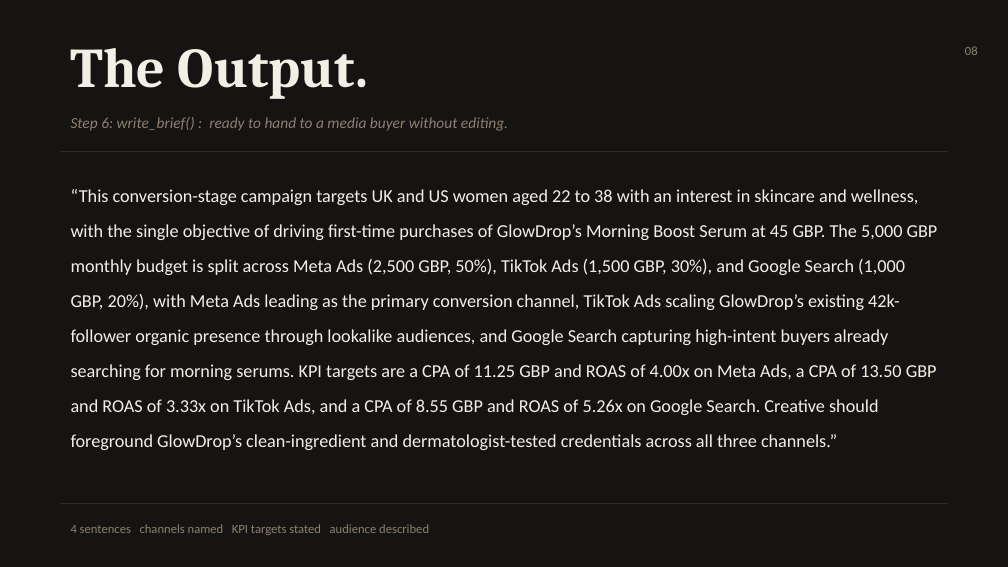
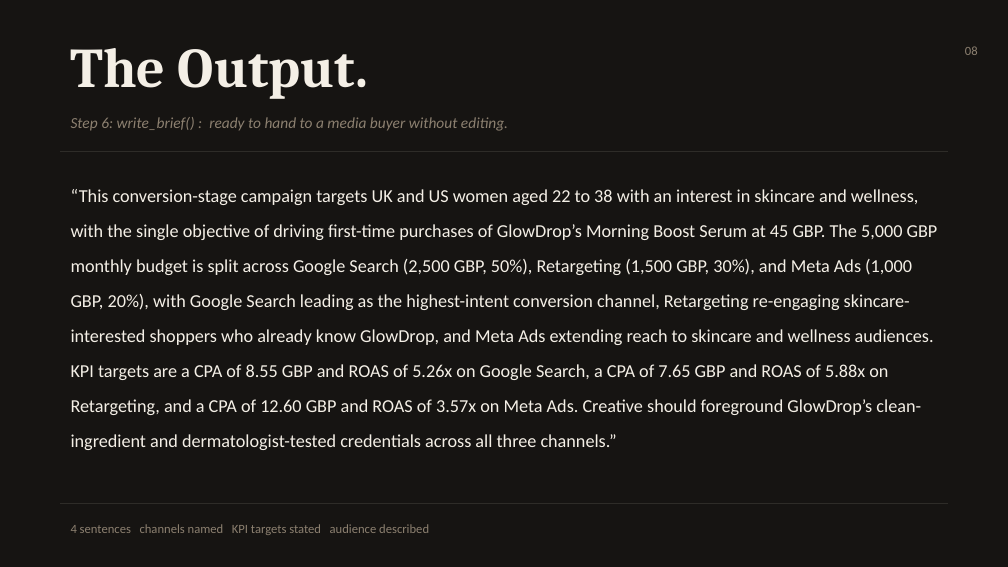
Before and after one commit to TinaJ050598/campaign-planning-agent, a slide deck: slide 8 of Final Presentation Marketing AI Project.pptx. Drawn at 1008x567 pixels with LibreOffice and Linux fonts; fonts in the diff are those of the drawing. Boxes give left, top, right and bottom in pixels: in the first picture for what was removed or moved away, otherwise in the second. Text is boxed around its words. In the diff, an @@ line names an element or a change of style, - is before the commit and + after.

```diff
--- a/Final Presentation Marketing AI Project.pptx
+++ b/Final Presentation Marketing AI Project.pptx
@@ text at bbox=[71, 189, 938, 450]: text changed @@
-“This conversion-stage campaign targets UK and US women aged 22 to 38 with an interest in skincare and wellness, with the single objective of driving first-time purchases of GlowDrop’s Morning Boost Serum at 45 GBP. The 5,000 GBP monthly budget is split across Meta Ads (2,500 GBP, 50%), TikTok Ads (1,500 GBP, 30%), and Google Search (1,000 GBP, 20%), with Meta Ads leading as the primary conversion channel, TikTok Ads scaling GlowDrop’s existing 42k-follower organic presence through lookalike audiences, and Google Search capturing high-intent buyers already searching for morning serums. KPI targets are a CPA of 11.25 GBP and ROAS of 4.00x on Meta Ads, a CPA of 13.50 GBP and ROAS of 3.33x on TikTok Ads, and a CPA of 8.55 GBP and ROAS of 5.26x on Google Search. Creative should foreground GlowDrop’s clean-ingredient and dermatologist-tested credentials across all three channels.”
+“This conversion-stage campaign targets UK and US women aged 22 to 38 with an interest in skincare and wellness, with the single objective of driving first-time purchases of GlowDrop’s Morning Boost Serum at 45 GBP. The 5,000 GBP monthly budget is split across Google Search (2,500 GBP, 50%), Retargeting (1,500 GBP, 30%), and Meta Ads (1,000 GBP, 20%), with Google Search leading as the highest-intent conversion channel, Retargeting re-engaging skincare-interested shoppers who already know GlowDrop, and Meta Ads extending reach to skincare and wellness audiences. KPI targets are a CPA of 8.55 GBP and ROAS of 5.26x on Google Search, a CPA of 7.65 GBP and ROAS of 5.88x on Retargeting, and a CPA of 12.60 GBP and ROAS of 3.57x on Meta Ads. Creative should foreground GlowDrop’s clean-ingredient and dermatologist-tested credentials across all three channels.”
```
Also in this commit, not shown: 2 other slides changed.
